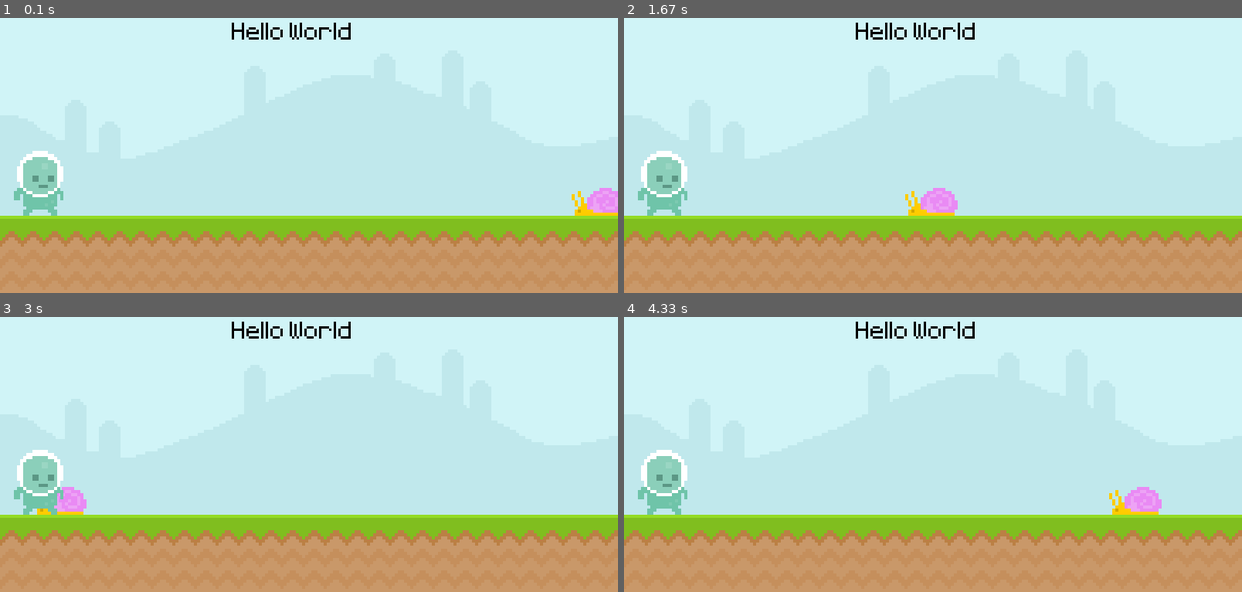
Above: before the commit, frames 1-4 (two rows, left to right).
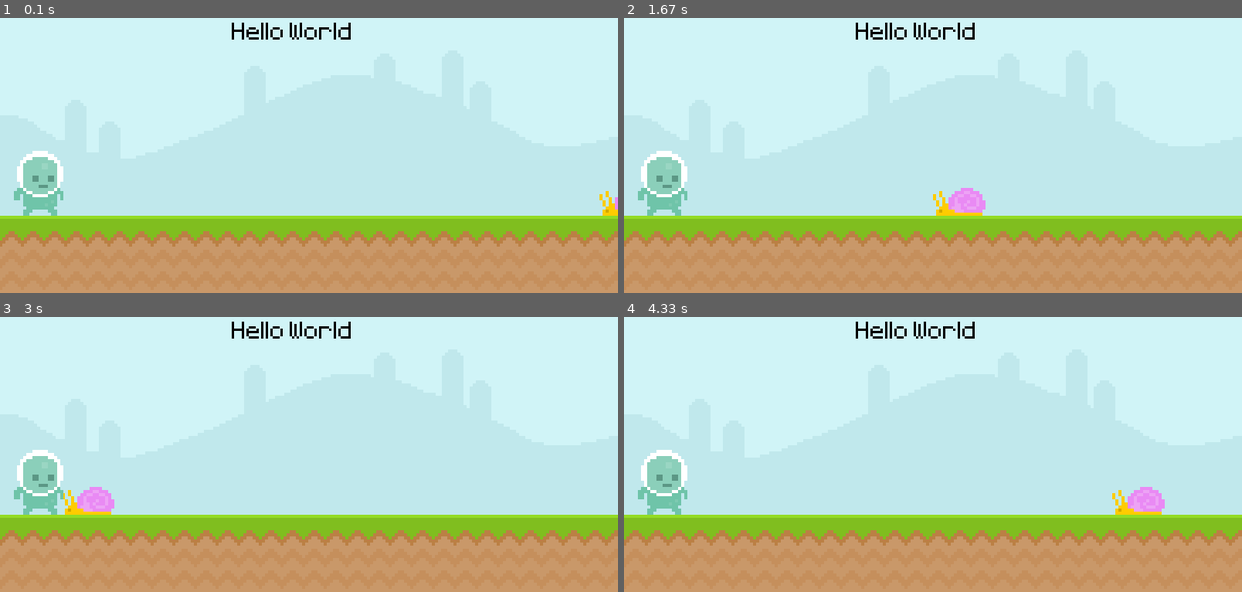
Above: after the commit, the same moments.

Repository: Zain-Khoso/pygame-runner
Game: pygame game, started from main.py
Same seed, same stepped clock (60 frames per second), same inputs: the game is played once before the commit and once after it.
Inputs:
- Up to frame 1 (0.1 s): no input
- Up to frame 2 (1.67 s): no input
- Up to frame 3 (3 s): no input
- Up to frame 4 (4.33 s): no input

The runs differ from the first frame. In frame 1, 0.5% of the frame differs, in the area x 92-100%, y 61-72%; in frame 2, 1.0%, in the area x 45-59%, y 61-72%; in frame 3, 0.8%; in frame 4, 0.4%.

Commit message:
fix: snail movement

Diff:
--- a/main.py
+++ b/main.py
@@ -12,7 +12,7 @@
 text_surface = test_font.render("Hello World", False, "Black")
 
 snail_surface = pygame.image.load("graphics/snail/snail1.png").convert_alpha()
-snail_rect = snail_surface.get_rect(midbottom=(800, 300))
+snail_rect = snail_surface.get_rect(bottomleft=(800, 300))
 
 player_suface = pygame.image.load("graphics/Player/player_walk_1.png").convert_alpha()
 player_rect = player_suface.get_rect(midbottom=(50, 300))
@@ -27,8 +27,8 @@
     screen.blit(groung_surface, (0, 300))
     screen.blit(text_surface, (300, 50))
 
-    snail_rect.left -= 4
-    if snail_rect.left < -100:
+    snail_rect.x -= 4
+    if snail_rect.right <= 0:
         snail_rect.left = 800
 
     screen.blit(snail_surface, snail_rect)
